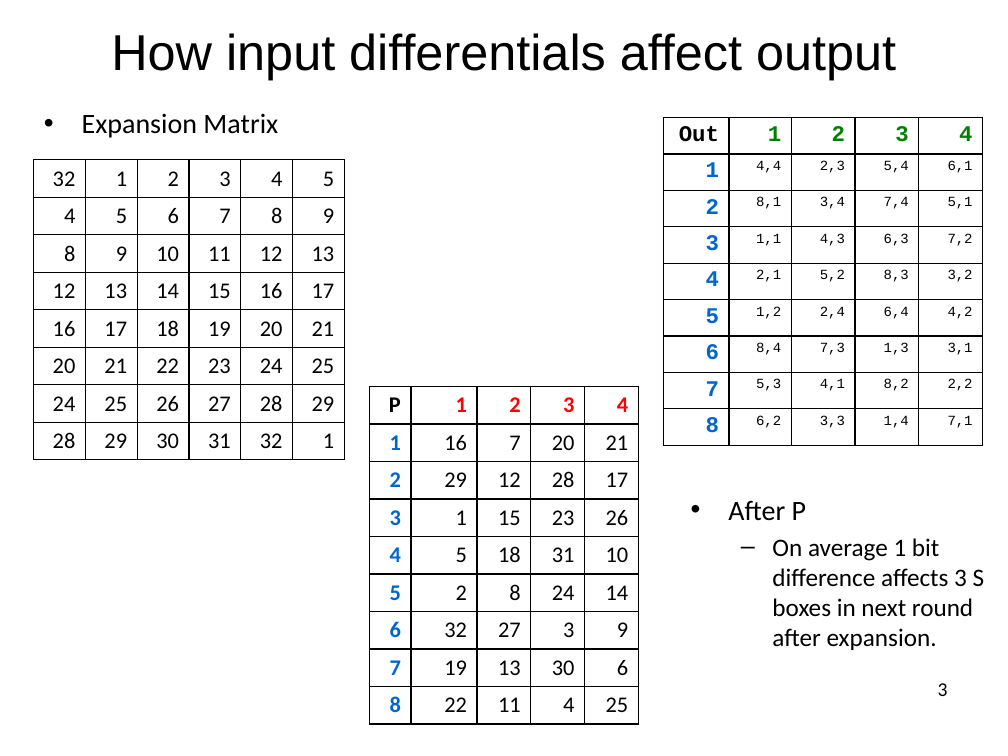
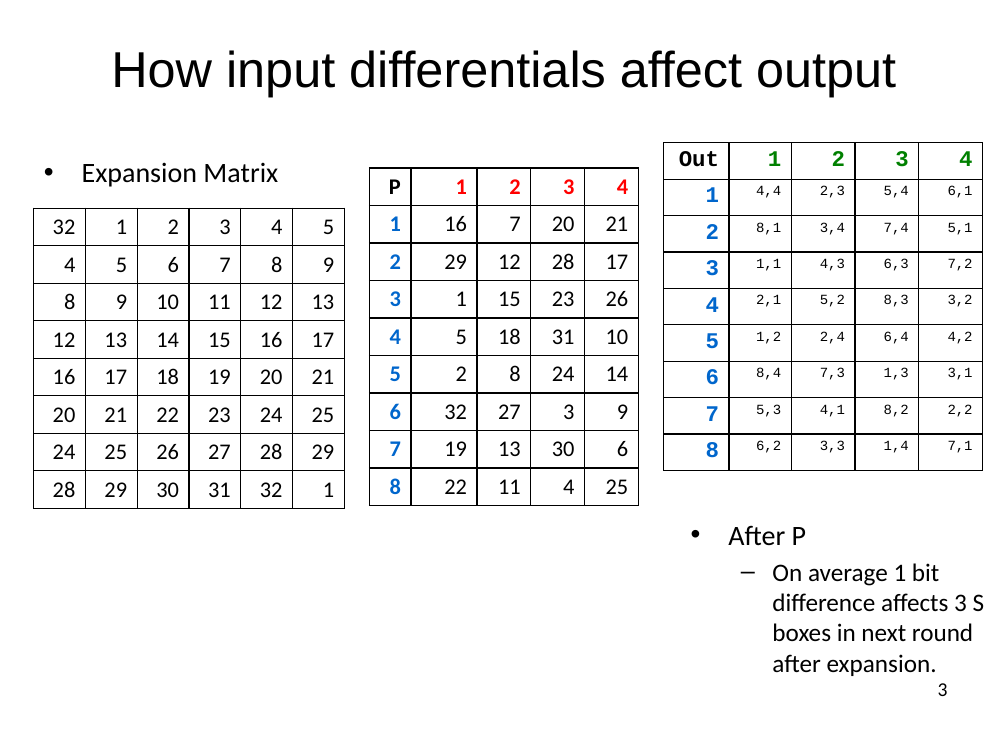
Before and after one commit to jlmucb/class_notes, a slide deck: slide 3 of BerkeleyClass/CS290Spring2013/Lectures/Cryptoclass4.pptx. Drawn at 1008x756 pixels with LibreOffice and Linux fonts; fonts in the diff are those of the drawing. Boxes give left, top, right and bottom in pixels: in the first picture for what was removed or moved away, otherwise in the second. Text is boxed around its words. In the diff, an @@ line names an element or a change of style, - is before the commit and + after.

```diff
--- a/BerkeleyClass/CS290Spring2013/Lectures/Cryptoclass4.pptx
+++ b/BerkeleyClass/CS290Spring2013/Lectures/Cryptoclass4.pptx
@@ title "How input differentials affect output": place and size @@
-title "How input differentials affect output" at [111,33,896,80]
+title "How input differentials affect output" at [111,50,896,97]
@@ text "Expansion Matrix": place and size @@
-text "Expansion Matrix" at [82,113,278,138]
+text "Expansion Matrix" at [82,162,278,187]
@@ table: place and size @@
-table at [663,118,982,478]
+table at [663,143,982,503]
@@ table: place and size @@
-table at [370,386,638,719]
+table at [370,168,638,501]
@@ table: place and size @@
-table at [33,159,342,455]
+table at [33,209,342,504]
@@ text "After P": place and size @@
-text "After P" at [728,500,985,650]
+text "After P" at [728,525,985,676]
```
Also in this commit, not shown: 59 other slides changed, 2 other files.
